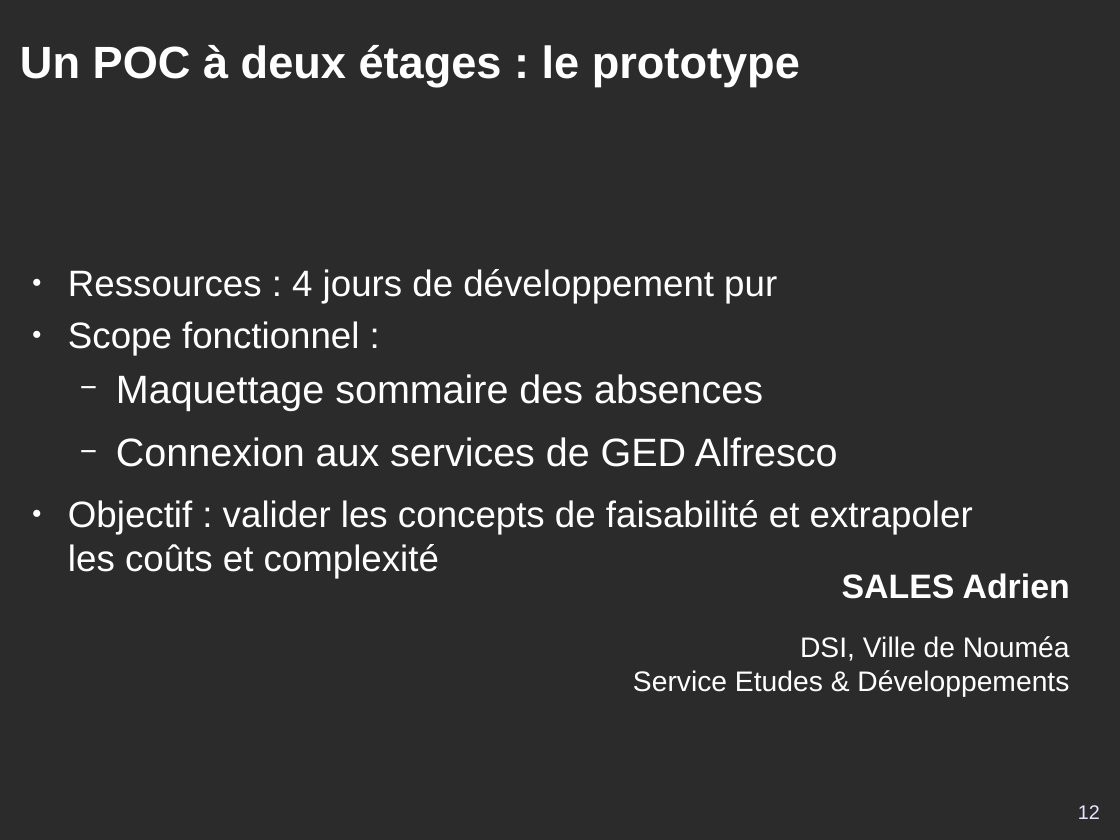
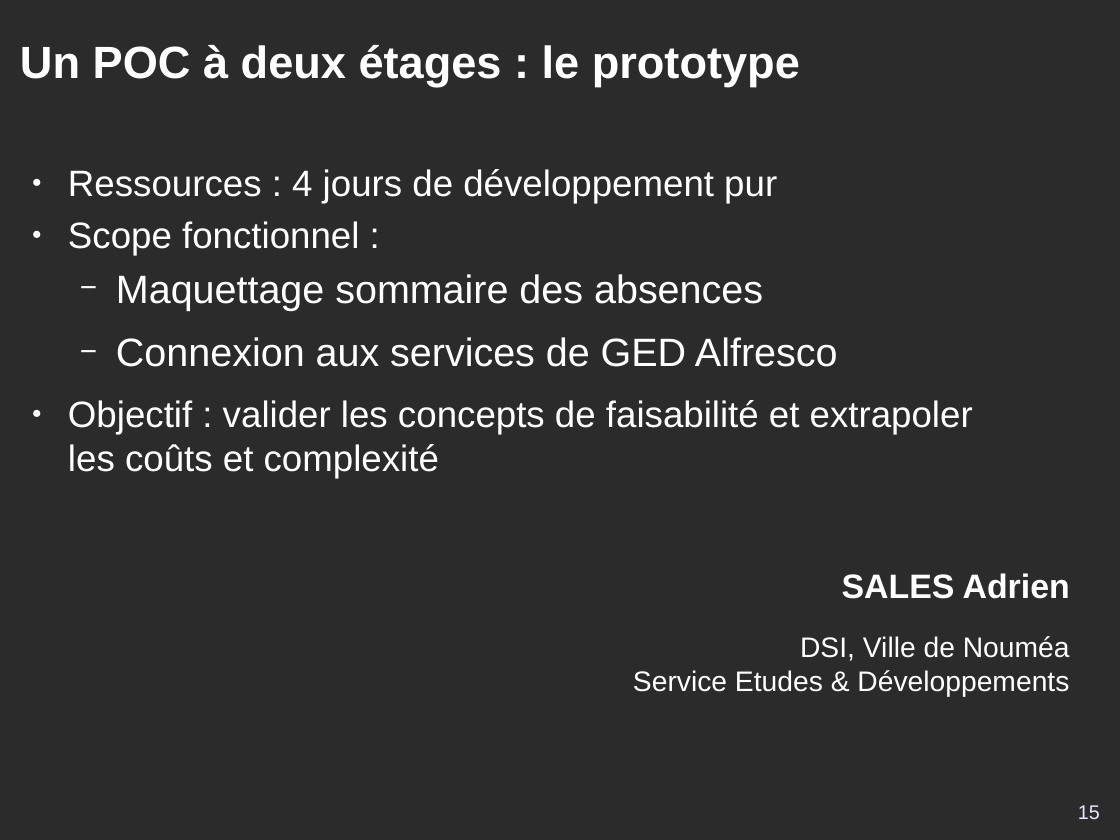
Before and after one commit to DSI-Ville-Noumea/sirh-kiosque-j2ee-old, a slide deck: slide 15 of src/site/resources/Kiosque_RH_J2EE_11021.odp (slide 12 before the commit). Drawn at 1120x840 pixels with LibreOffice and Linux fonts; fonts in the diff are those of the drawing; background and template pictures are left out; a plain dark background stands for a picture behind light text. Boxes give left, top, right and bottom in pixels: in the first picture for what was removed or moved away, otherwise in the second. Text is boxed around its words. In the diff, an @@ line names an element or a change of style, - is before the commit and + after.

Commit message:
Ajout des screenshots du prototype et enrichissment/retaillage de slides, cf #11021.

```diff
--- a/src/site/resources/Kiosque_RH_J2EE_11021.odp
+++ b/src/site/resources/Kiosque_RH_J2EE_11021.odp
@@ text "Ressources : 4 jours de ...": place and size @@
-text "Ressources : 4 jours de ..." at (68, 269, 973, 578)
+text "Ressources : 4 jours de ..." at (68, 169, 973, 478)
@@ page number at (1078, 805, 1100, 819): text changed @@
-12
+15
```
Also in this commit, not shown: 9 other slides changed, 14 slides added.
